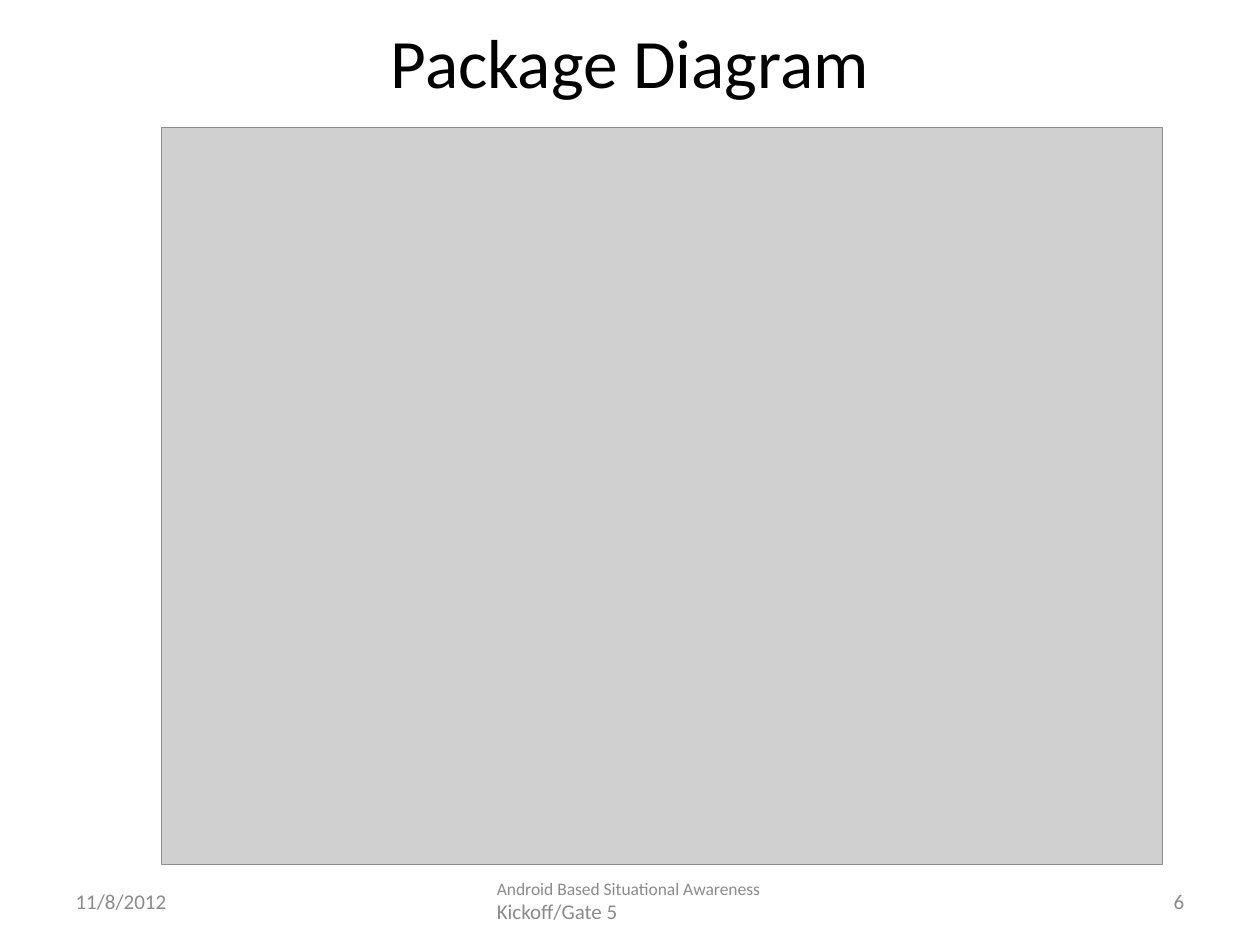
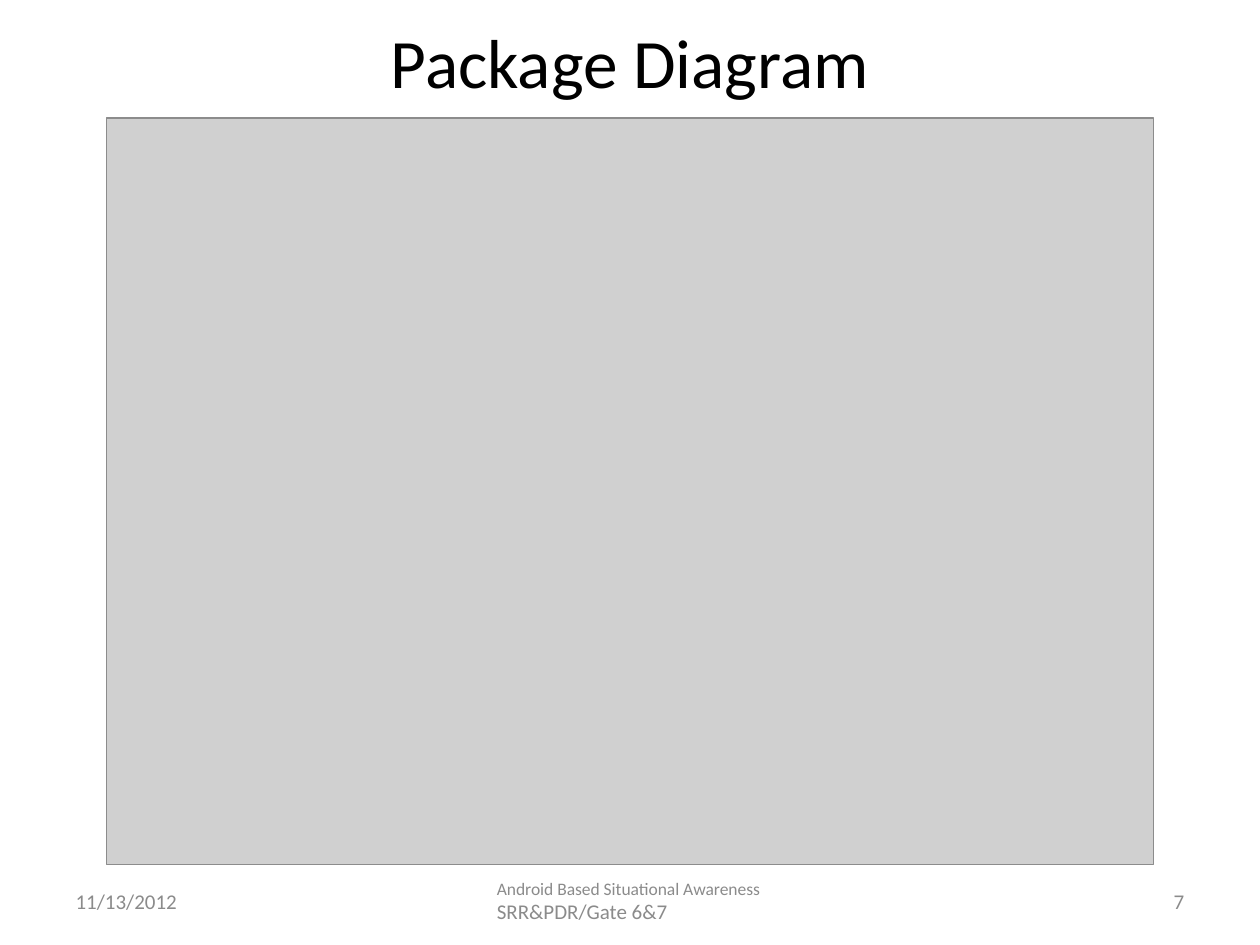
Before and after one commit to atniptw/Senior-Project, a slide deck: slide 7 of Documents/PowerPoints/Senior Design Project - Gate 6 1.0.pptx (slide 6 before the commit). Drawn at 1260x945 pixels with LibreOffice and Linux fonts; fonts in the diff are those of the drawing; grey boxes stand for pictures. Boxes give left, top, right and bottom in pixels: in the first picture for what was removed or moved away, otherwise in the second. Text is boxed around its words. In the diff, an @@ line names an element or a change of style, - is before the commit and + after.

```diff
--- a/Documents/PowerPoints/Senior Design Project - Gate 6 1.0.pptx
+++ b/Documents/PowerPoints/Senior Design Project - Gate 6 1.0.pptx
@@ picture: place and size @@
-picture at (161,127,1162,864)
+picture at (106,118,1154,864)
@@ text at (76,894,177,910): text changed @@
-11/8/2012
+11/13/2012
@@ text at (497,883,760,920): text changed @@
-Android Based Situational Awareness Kickoff/Gate 5
+Android Based Situational Awareness SRR&PDR/Gate 6&7
@@ page number at (1174,895,1185,909): text changed @@
-6
+7
```
Also in this commit, not shown: 11 other slides changed, 2 slides added, 5 other files.
